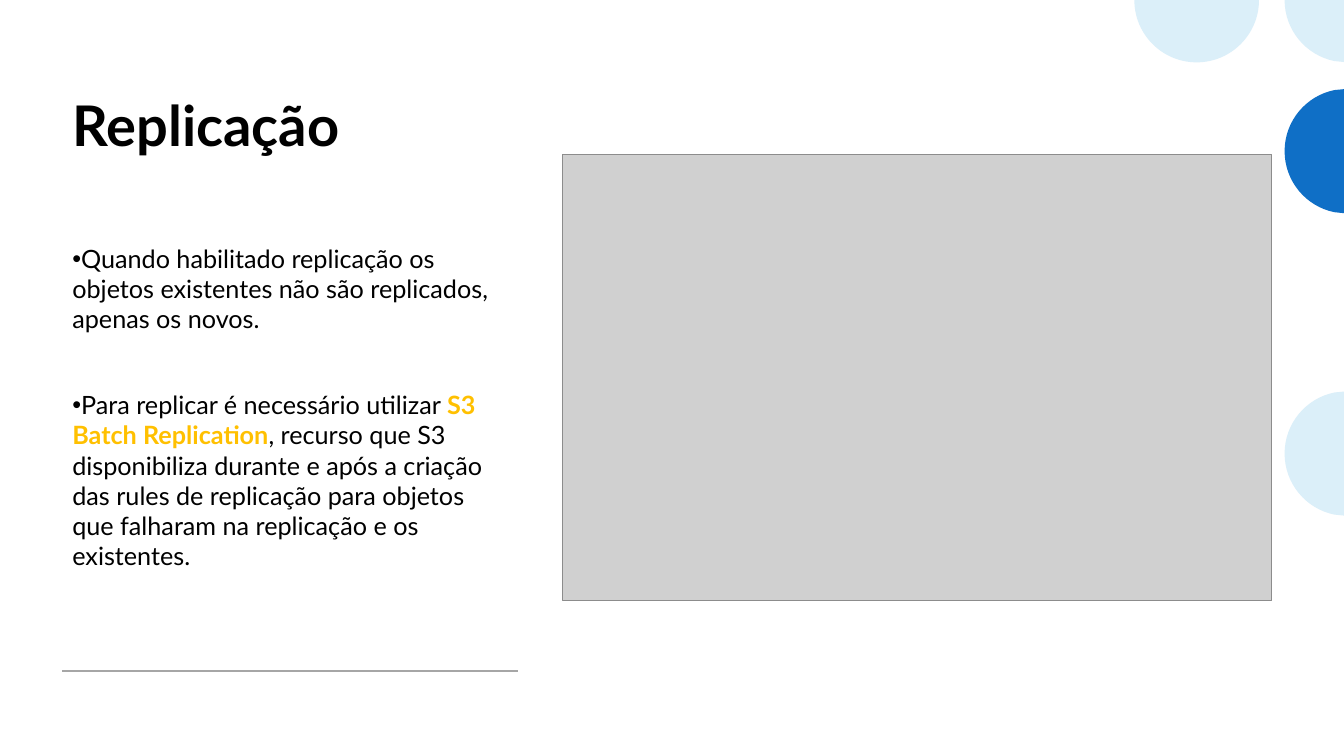
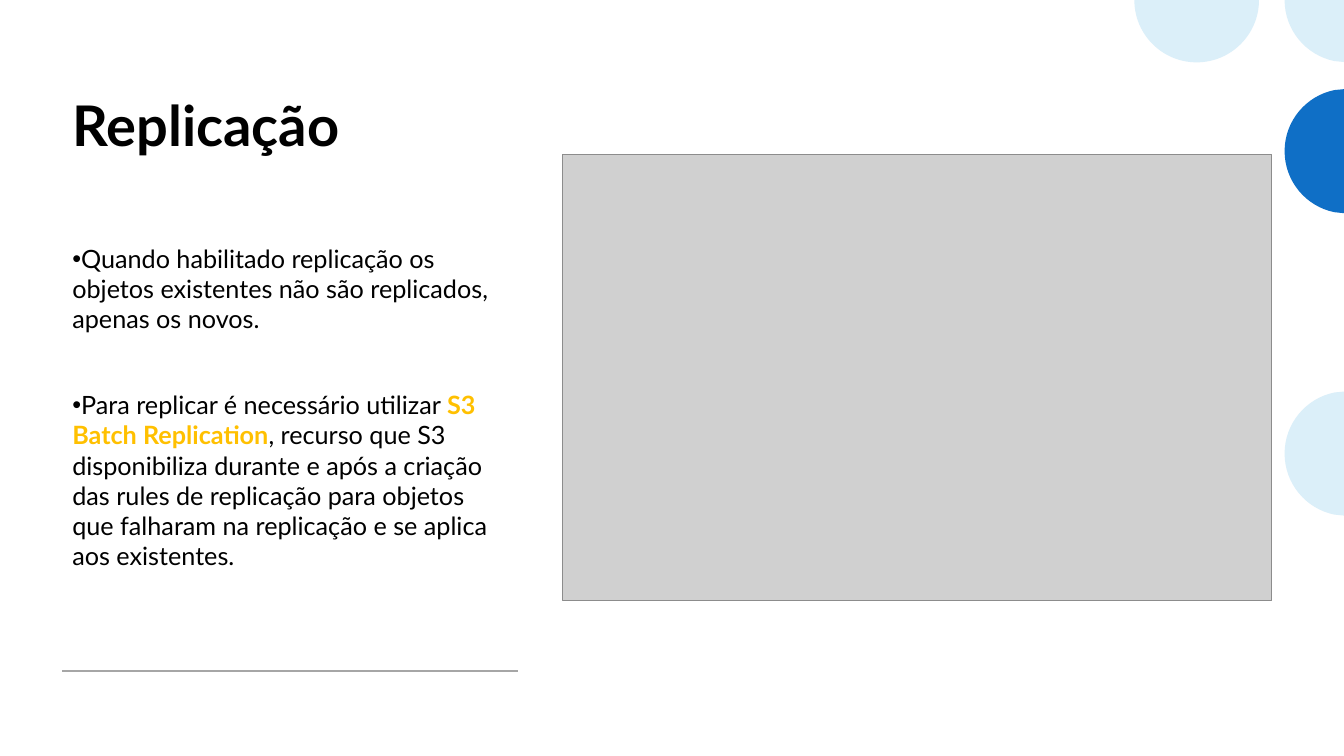
Before and after one commit to alanmourad/docs-aws, a slide deck: slide 13 of aws_work3_s3.pptx (slide 10 before the commit). Drawn at 1344x756 pixels with LibreOffice and Linux fonts; fonts in the diff are those of the drawing; grey boxes stand for pictures. Boxes give left, top, right and bottom in pixels: in the first picture for what was removed or moved away, otherwise in the second. Text is boxed around its words. In the diff, an @@ line names an element or a change of style, - is before the commit and + after.

```diff
--- a/aws_work3_s3.pptx
+++ b/aws_work3_s3.pptx
@@ text at [72,395,487,566]: text changed @@
-• Para replicar é necessário utilizar S3 Batch Replication, recurso que S3 disponibiliza durante e após a criação das rules de replicação para objetos que falharam na replicação e os existentes.
+• Para replicar é necessário utilizar S3 Batch Replication, recurso que S3 disponibiliza durante e após a criação das rules de replicação para objetos que falharam na replicação e se aplica aos existentes.
```
Also in this commit, not shown: 12 other slides changed, 5 slides added.
